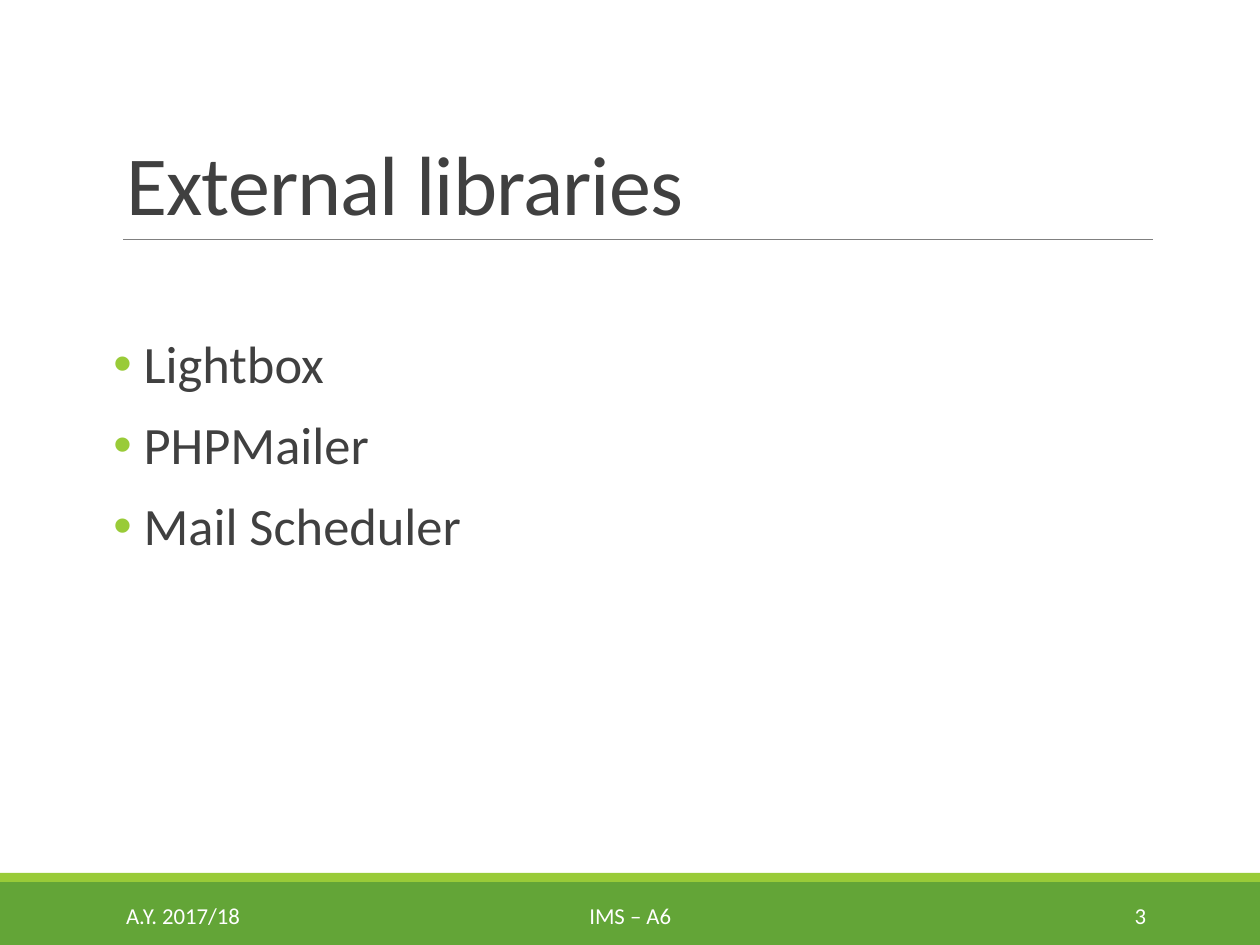
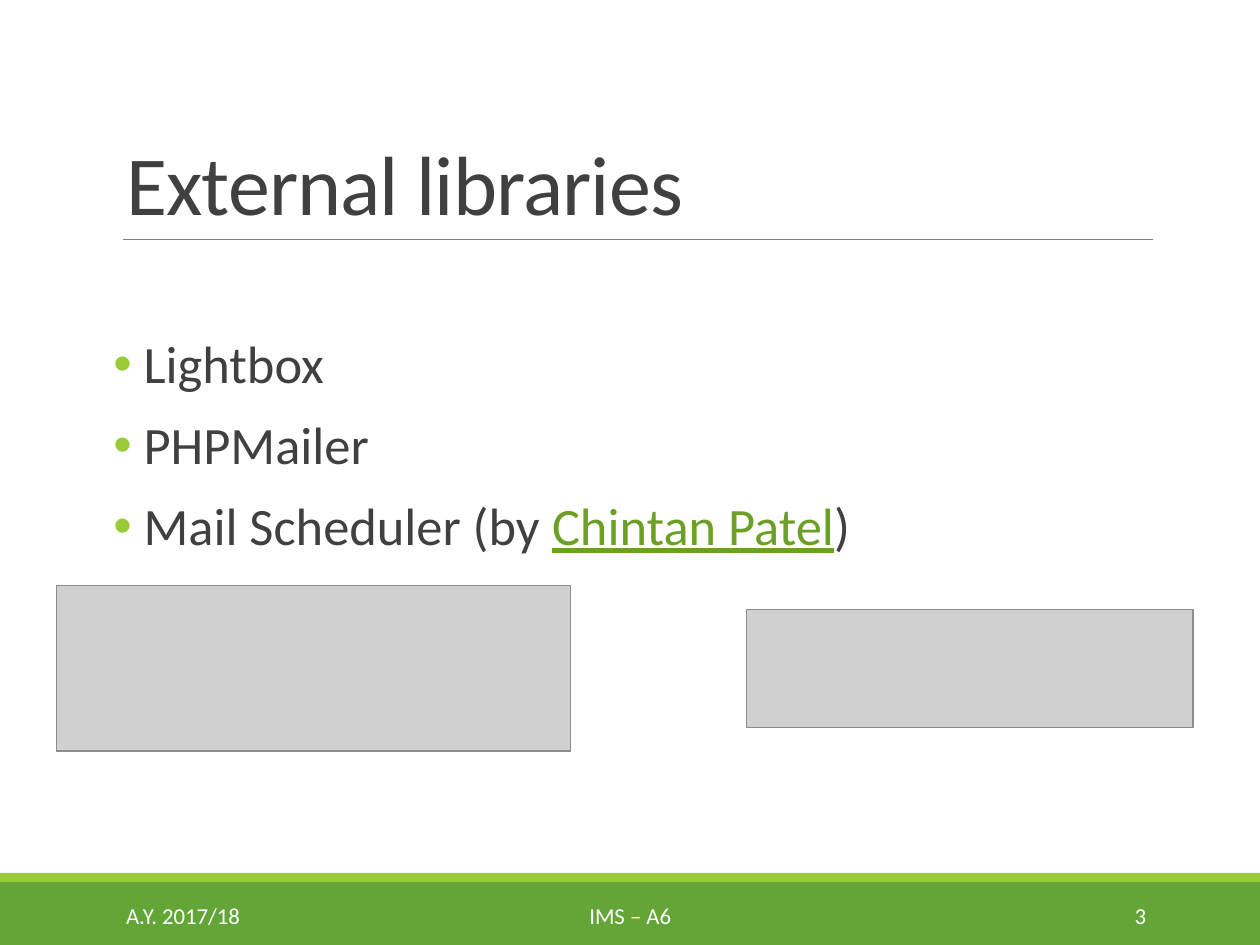
Before and after one commit to egcmi/IMS_project, a slide deck: slide 3 of Presentations/3. Final presentation/IMS_A_6_Final_Presentation.pptx. Drawn at 1260x945 pixels with LibreOffice and Linux fonts; fonts in the diff are those of the drawing; grey boxes stand for pictures. Boxes give left, top, right and bottom in pixels: in the first picture for what was removed or moved away, otherwise in the second. Text is boxed around its words. In the diff, an @@ line names an element or a change of style, - is before the commit and + after.

```diff
--- a/Presentations/3. Final presentation/IMS_A_6_Final_Presentation.pptx
+++ b/Presentations/3. Final presentation/IMS_A_6_Final_Presentation.pptx
@@ text at bbox=[144, 507, 850, 554]: text changed @@
-• Mail Scheduler
+• Mail Scheduler (by Chintan Patel)
@@ picture added at bbox=[57, 586, 571, 751] @@
@@ picture added at bbox=[747, 610, 1193, 728] @@
```
Also in this commit, not shown: 1 other slide changed, 1 slide added, 1 slide removed, 8 other files.
